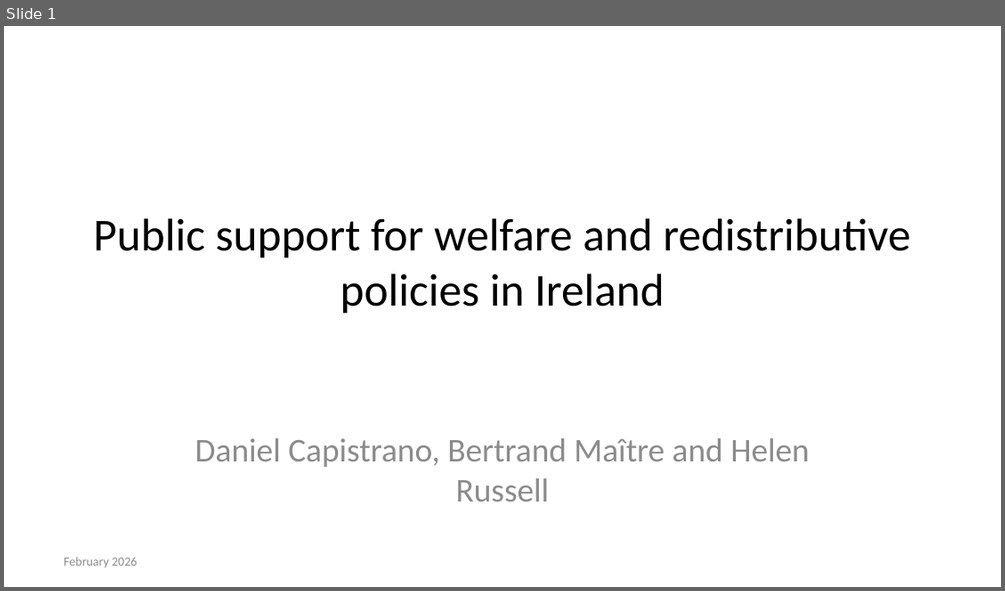
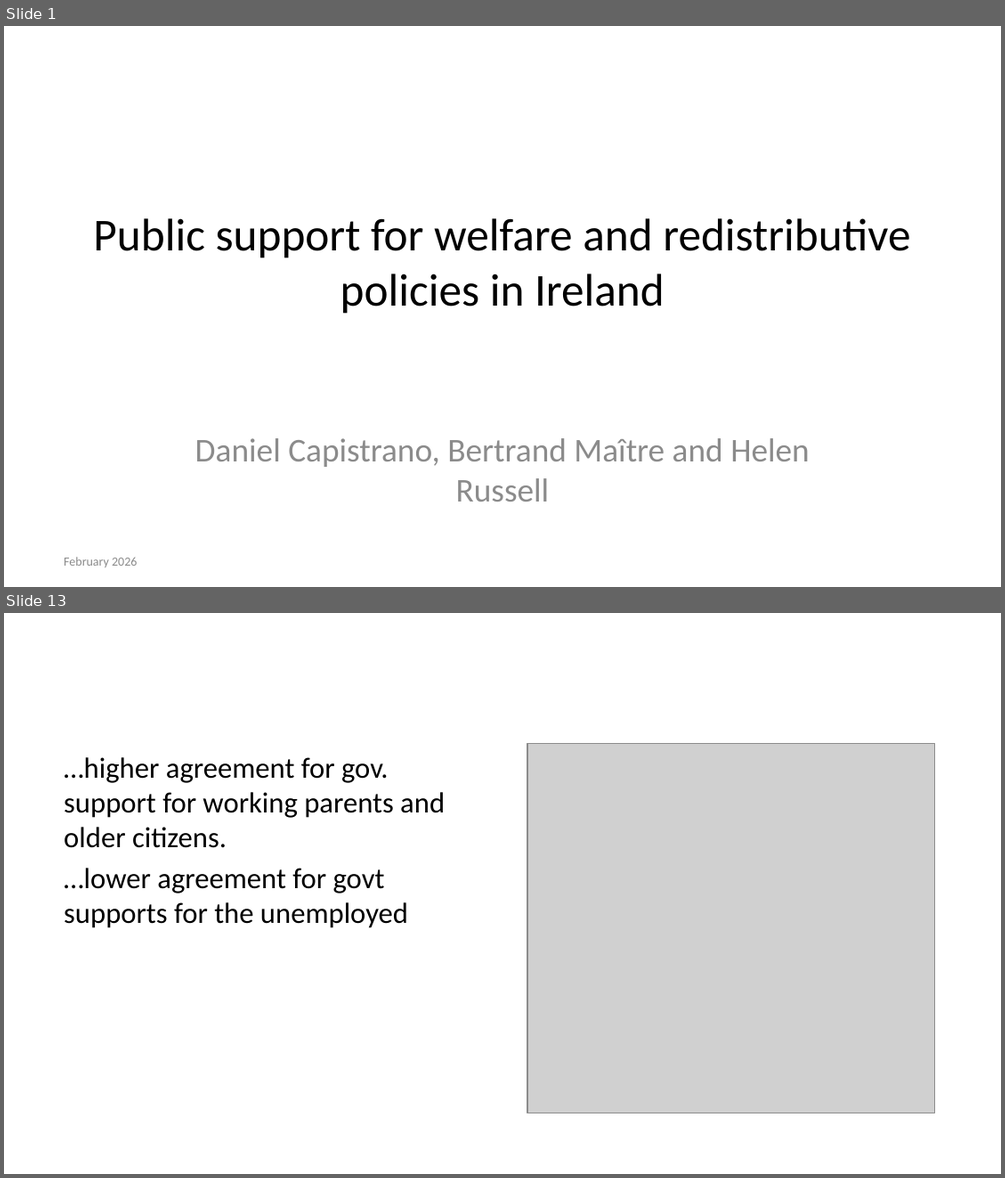
Before and after one commit to danielcapistrano/cfi_redistribution, a slide deck: docs/presentation.pptx. Shown one above the other, each under a label of ours: slide 1 before the commit, slides 1 and 13 after it; the slides between them are not shown. The pictures are 1005x591 and 1005x1178 pixels, drawn with LibreOffice and Linux fonts; fonts in the diff are those of the drawing; grey boxes stand for pictures. Boxes give left, top, right and bottom in pixels: in the first picture for what was removed or moved away, otherwise in the second. Text is boxed around its words. In the diff, an @@ line names an element or a change of style, - is before the commit and + after.

```diff
--- a/docs/presentation.pptx
+++ b/docs/presentation.pptx
@@ slide 13 added at (x1=4, y1=613, x2=1001, y2=1174), background #FFFFFF @@
@@ picture added at (x1=527, y1=744, x2=934, y2=1113) @@
@@ text added at (x1=64, y1=757, x2=445, y2=928), 21 pt, text #000000 @@
+…higher agreement for gov. support for working parents and older citizens.
+…lower agreement for govt supports for the unemployed
```
Also in this commit, not shown: 14 slides changed, 13 other slides added, 11 slides removed, 41 other files.
